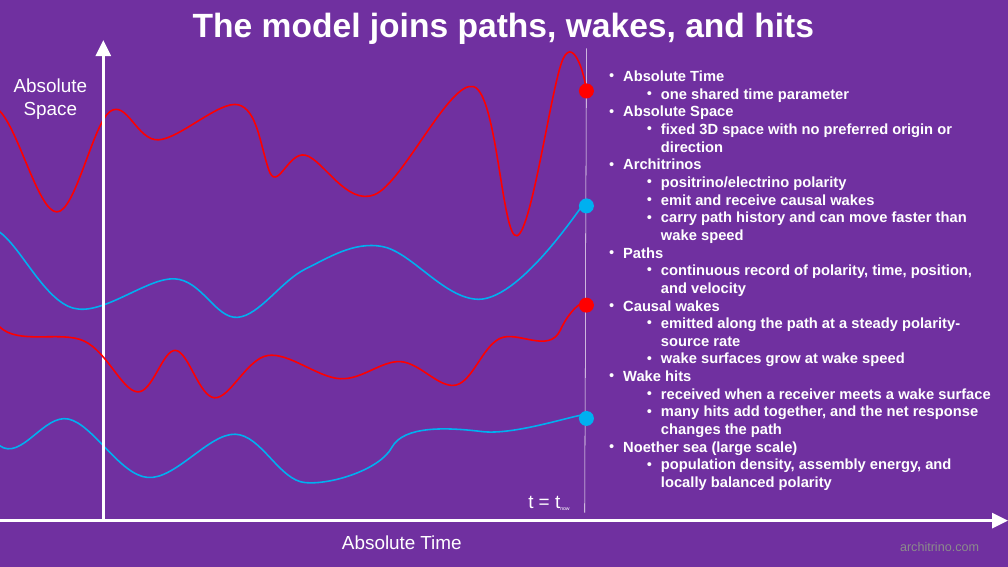
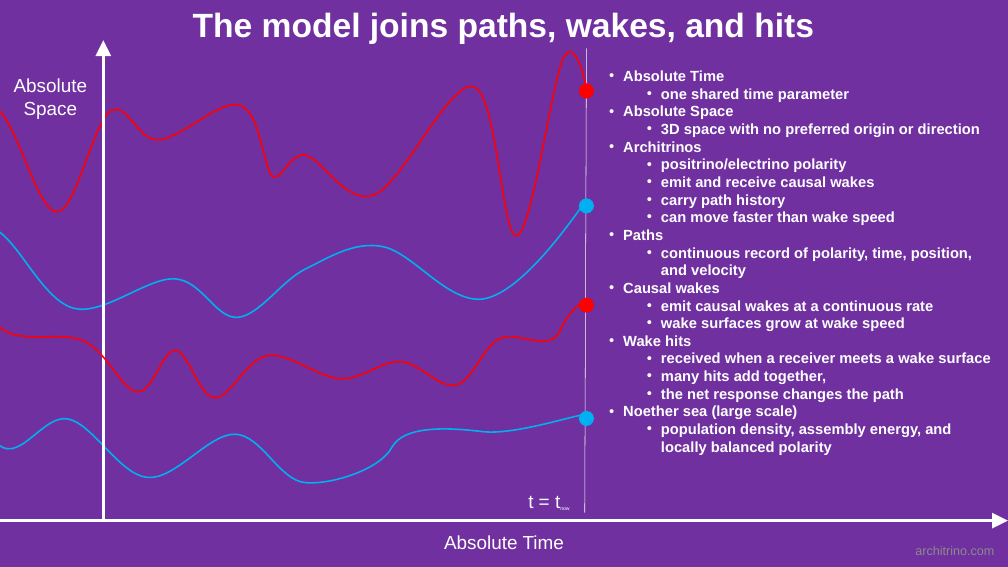
Before and after one commit to jmarkmorris/architrino, a slide deck: slide 11 of reference/archie/presentations/NPQG Fundamentals - Paths.pptx (slide 12 before the commit). Drawn at 1008x567 pixels with LibreOffice and Linux fonts; fonts in the diff are those of the drawing. Boxes give left, top, right and bottom in pixels: in the first picture for what was removed or moved away, otherwise in the second. Text is boxed around its words. In the diff, an @@ line names an element or a change of style, - is before the commit and + after.

```diff
--- a/reference/archie/presentations/NPQG Fundamentals - Paths.pptx
+++ b/reference/archie/presentations/NPQG Fundamentals - Paths.pptx
@@ text at [661, 123, 980, 137]: text changed @@
-  • fixed 3D space with no preferred origin or direction
+  • 3D space with no preferred origin or direction
@@ text at [661, 194, 895, 225]: text changed @@
-  • carry path history and can move faster than wake speed
+  • carry path history
+  • can move faster than wake speed
@@ text at [661, 300, 933, 311]: text changed @@
-  • emitted along the path at a steady polarity-source rate
+  • emit causal wakes at a continuous rate
@@ text at [661, 370, 904, 402]: text changed @@
-  • many hits add together, and the net response changes the path
+  • many hits add together,
+  • the net response changes the path
@@ text "Absolute Time": place and size @@
-text "Absolute Time" at [342, 535, 461, 549]
+text "Absolute Time" at [444, 535, 564, 549]
@@ text "Absolute Time" at [444, 535, 564, 549]: alignment left to centre @@
@@ text "architrino.com": place and size @@
-text "architrino.com" at [900, 542, 979, 551]
+text "architrino.com" at [915, 546, 994, 555]
```
Also in this commit, not shown: 11 other slides changed, 2 slides removed, 9 other files.
